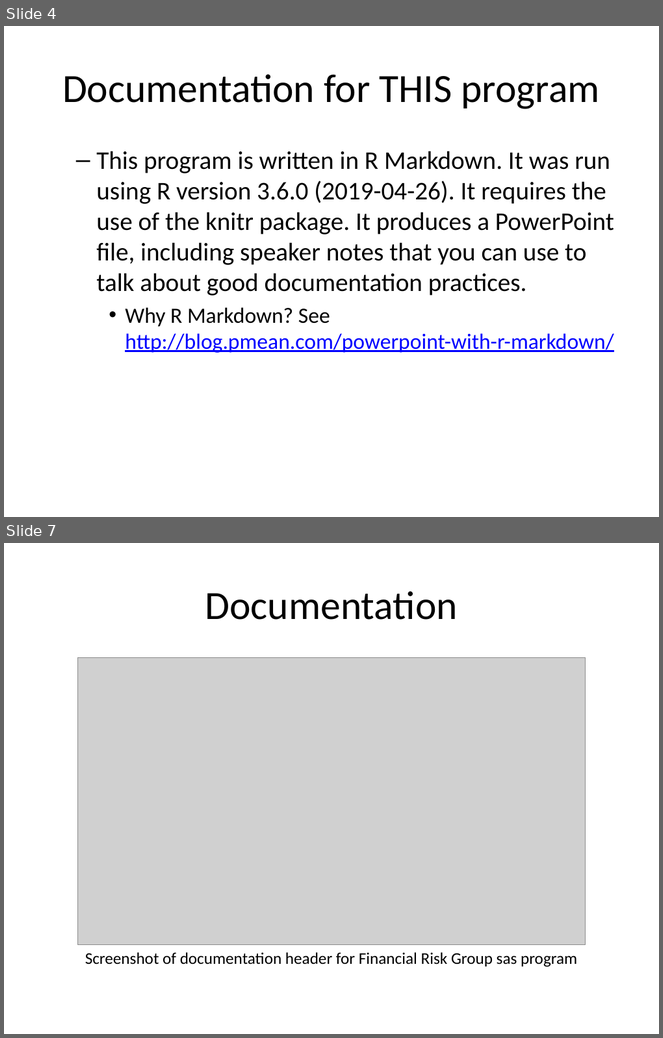
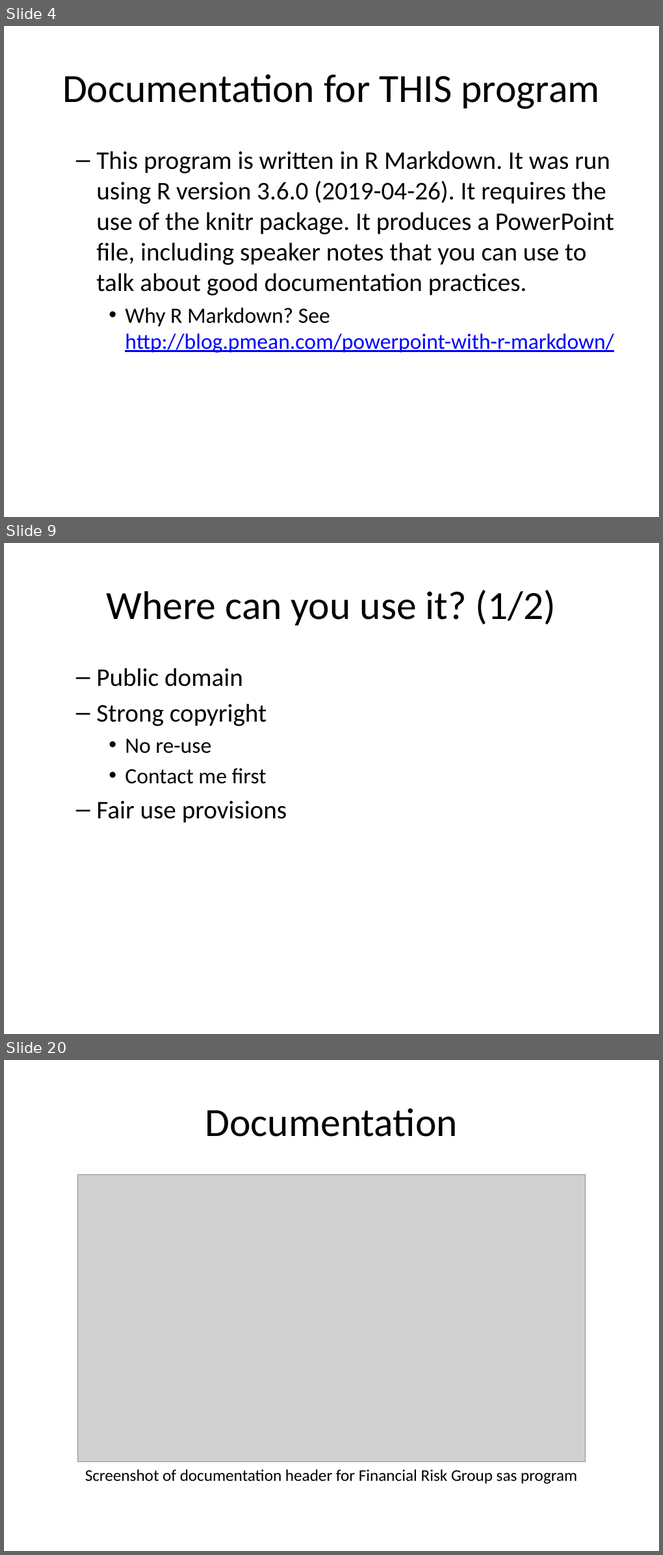
Before and after one commit to pmean/introduction-to-SAS, a slide deck: part0/src/good-documentation.pptx. Shown one above the other, each under a label of ours: slides 4 and 7 before the commit, slides 4, 9 and 20 after it; the slides between them are not shown. The pictures are 663x1038 and 663x1555 pixels, drawn with LibreOffice and Linux fonts; fonts in the diff are those of the drawing; grey boxes stand for pictures. Boxes give left, top, right and bottom in pixels: in the first picture for what was removed or moved away, otherwise in the second. Text is boxed around its words. In the diff, an @@ line names an element or a change of style, - is before the commit and + after.

```diff
--- a/part0/src/good-documentation.pptx
+++ b/part0/src/good-documentation.pptx
@@ slide 9 added at box(4, 543, 659, 1034), background #FFFFFF @@
@@ title added at box(107, 590, 556, 626), 44 pt, text #000000 @@
+Where can you use it? (1/2)
@@ text added at box(96, 668, 287, 823), 28 pt, text #000000 @@
+  – Public domain
+  – Strong copyright
+    • No re-use
+    • Contact me first
+  – Fair use provisions
@@ what was slide 7 is now slide 20 @@
```
Also in this commit, not shown: 3 slides changed, 12 other slides added, 3 other files.
